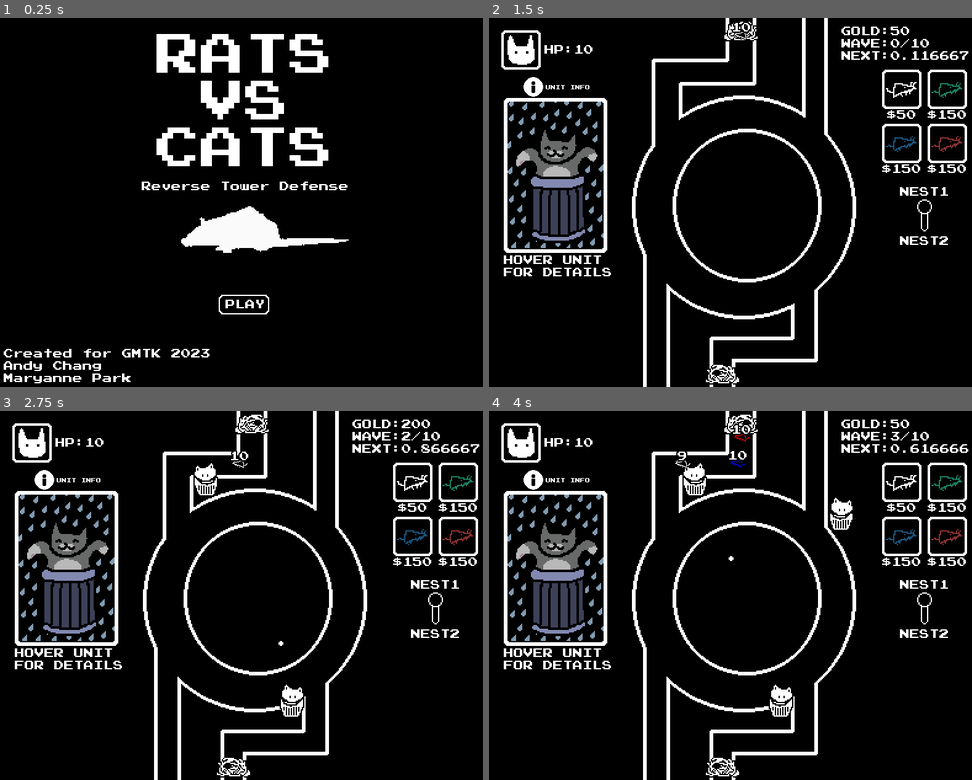
Above: before the commit, frames 1-4 (two rows, left to right).
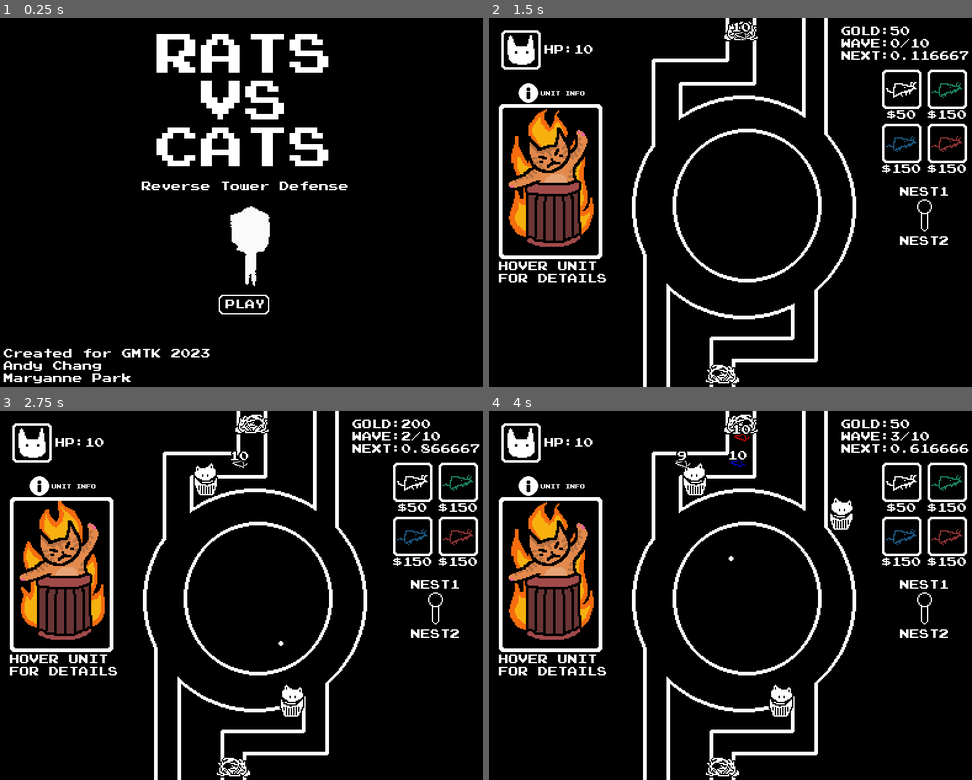
Above: after the commit, the same moments.

Repository: andymjchang/gmtk-2023
Game: Godot game, scene res://Scenes/Title.tscn
Two runs of this game, one before a commit and one after it. Both use one fixed random seed, a clock stepped at 60 frames per second and the inputs below.
Inputs (mouse positions are in pixels of both pictures, inside the frame that each line leads up to):
- Up to frame 1 (0.25 s): no input
- Up to frame 2 (1.5 s): move the mouse to (735, 305) at 0.52 s; click (735, 305) at 0.6 s; move the mouse to (899, 88) at 1.27 s; click (899, 88) at 1.35 s
- Up to frame 3 (2.75 s): move the mouse to (458, 481) at 2.02 s; click (458, 481) at 2.1 s
- Up to frame 4 (4 s): move the mouse to (899, 536) at 2.77 s; click (899, 536) at 2.85 s; move the mouse to (947, 536) at 3.52 s; click (947, 536) at 3.6 s

The runs differ from the first frame. In frame 1, 1.3% of the frame differs, in the area x 37-73%, y 51-73%; in frame 2, 7.5%; in frame 3, 7.5%, in the area x 2-26%, y 16-72%; in frame 4, 7.5%.

Commit message:
working sprite frames

Diff:
--- /dev/null
+++ b/Assets/UnitPortrait.tres
@@ -0,0 +1,90 @@
+[gd_resource type="SpriteFrames" load_steps=18 format=2]
+
+[ext_resource path="res://Assets/catstrash.png" type="Texture" id=1]
+
+[sub_resource type="AtlasTexture" id=1]
+atlas = ExtResource( 1 )
+region = Rect2( 560, 0, 80, 120 )
+
+[sub_resource type="AtlasTexture" id=2]
+atlas = ExtResource( 1 )
+region = Rect2( 640, 0, 80, 120 )
+
+[sub_resource type="AtlasTexture" id=3]
+atlas = ExtResource( 1 )
+region = Rect2( 720, 0, 80, 120 )
+
+[sub_resource type="AtlasTexture" id=4]
+atlas = ExtResource( 1 )
+region = Rect2( 240, 0, 80, 120 )
+
+[sub_resource type="AtlasTexture" id=5]
+atlas = ExtResource( 1 )
+region = Rect2( 320, 0, 80, 120 )
+
+[sub_resource type="AtlasTexture" id=6]
+atlas = ExtResource( 1 )
+region = Rect2( 400, 0, 80, 120 )
+
+[sub_resource type="AtlasTexture" id=7]
+atlas = ExtResource( 1 )
+region = Rect2( 480, 0, 80, 120 )
+
+[sub_resource type="AtlasTexture" id=8]
+atlas = ExtResource( 1 )
+region = Rect2( 0, 0, 80, 120 )
+
+[sub_resource type="AtlasTexture" id=9]
+atlas = ExtResource( 1 )
+region = Rect2( 80, 0, 80, 120 )
+
+[sub_resource type="AtlasTexture" id=10]
+atlas = ExtResource( 1 )
+region = Rect2( 160, 0, 80, 120 )
+
+[sub_resource type="AtlasTexture" id=11]
+atlas = ExtResource( 1 )
+region = Rect2( 800, 0, 80, 120 )
+
+[sub_resource type="AtlasTexture" id=12]
+atlas = ExtResource( 1 )
+region = Rect2( 880, 0, 80, 120 )
+
+[sub_resource type="AtlasTexture" id=13]
+atlas = ExtResource( 1 )
+region = Rect2( 960, 0, 80, 120 )
+
+[sub_resource type="AtlasTexture" id=14]
+atlas = ExtResource( 1 )
+region = Rect2( 1040, 0, 80, 120 )
+
+[sub_resource type="AtlasTexture" id=15]
+atlas = ExtResource( 1 )
+region = Rect2( 1120, 0, 80, 120 )
+
+[sub_resource type="AtlasTexture" id=16]
+atlas = ExtResource( 1 )
+region = Rect2( 1200, 0, 80, 120 )
+
+[resource]
+animations = [ {
+"frames": [ SubResource( 1 ), SubResource( 2 ), SubResource( 3 ) ],
+"loop": true,
+"name": "blue",
+"speed": 4.0
+}, {
+"frames": [ SubResource( 4 ), SubResource( 5 ), SubResource( 6 ), SubResource( 7 ) ],
+"loop": true,
+"name": "darkgreen",
+"speed": 3.0
+}, {
+"frames": [ SubResource( 8 ), SubResource( 9 ), SubResource( 10 ) ],
+"loop": true,
+"name": "red",
+"speed": 6.0
+}, {
+"frames": [ SubResource( 11 ), SubResource( 12 ), SubResource( 13 ), SubResource( 14 ), SubResource( 15 ), SubResource( 16 ) ],
+"loop": true,
+"name": "white",
+"speed": 10.0
+} ]
--- a/Objects/PrefabTest.gd
+++ b/Objects/PrefabTest.gd
@@ -29,3 +29,17 @@
 	find_closest_target()
 	$Timer.wait_time = 1 / atkSpd
 	$Timer.start()
+
+func _on_Area2D_mouse_entered():
+	for portraitNode in get_tree().get_nodes_in_group("UnitPortrait"):
+		var displayName
+		if colorType == "white":
+			displayName = "Wind Cat"
+		if colorType == "darkgreen":
+			displayName = "Grass Cat"
+		if colorType == "red":
+			displayName = "Fire Cat"
+		if colorType == "blue":
+			displayName = "Water Cat"
+
+		portraitNode.load_info(colorType, displayName, bulletDmg)
--- a/Objects/PrefabTest.tscn
+++ b/Objects/PrefabTest.tscn
@@ -1,8 +1,11 @@
-[gd_scene load_steps=4 format=2]
+[gd_scene load_steps=5 format=2]
 
 [ext_resource path="res://Assets/cat_towers.png" type="Texture" id=1]
 [ext_resource path="res://Resources/outline_material.tres" type="Material" id=2]
 [ext_resource path="res://Objects/PrefabTest.gd" type="Script" id=3]
+
+[sub_resource type="CircleShape2D" id=1]
+radius = 16.0312
 
 [node name="PrefabTest" type="Node2D"]
 script = ExtResource( 3 )
@@ -15,4 +18,10 @@
 [node name="Timer" type="Timer" parent="."]
 one_shot = true
 
+[node name="Area2D" type="Area2D" parent="."]
+
+[node name="CollisionShape2D" type="CollisionShape2D" parent="Area2D"]
+shape = SubResource( 1 )
+
 [connection signal="timeout" from="Timer" to="." method="_on_Timer_timeout"]
+[connection signal="mouse_entered" from="Area2D" to="." method="_on_Area2D_mouse_entered"]
--- /dev/null
+++ b/Objects/UnitPortrait.gd
@@ -0,0 +1,5 @@
+extends AnimatedSprite
+
+func load_info(p_animName, p_name, p_dmg):
+	get_node("PortraitLabel").text = p_name + "\nDMG:" + str(p_dmg)
+	animation = p_animName
--- a/Objects/UnitPortrait.tscn
+++ b/Objects/UnitPortrait.tscn
@@ -1,79 +1,7 @@
-[gd_scene load_steps=19 format=2]
+[gd_scene load_steps=2 format=2]
 
-[ext_resource path="res://Assets/catstrash.png" type="Texture" id=1]
-
-[sub_resource type="AtlasTexture" id=1]
-atlas = ExtResource( 1 )
-region = Rect2( 0, 0, 80, 120 )
-
-[sub_resource type="AtlasTexture" id=2]
-atlas = ExtResource( 1 )
-region = Rect2( 80, 0, 80, 120 )
-
-[sub_resource type="AtlasTexture" id=3]
-atlas = ExtResource( 1 )
-region = Rect2( 160, 0, 80, 120 )
-
-[sub_resource type="AtlasTexture" id=4]
-atlas = ExtResource( 1 )
-region = Rect2( 240, 0, 80, 120 )
-
-[sub_resource type="AtlasTexture" id=5]
-atlas = ExtResource( 1 )
-region = Rect2( 320, 0, 80, 120 )
-
-[sub_resource type="AtlasTexture" id=6]
-atlas = ExtResource( 1 )
-region = Rect2( 400, 0, 80, 120 )
-
-[sub_resource type="AtlasTexture" id=7]
-atlas = ExtResource( 1 )
-region = Rect2( 480, 0, 80, 120 )
-
-[sub_resource type="AtlasTexture" id=8]
-atlas = ExtResource( 1 )
-region = Rect2( 560, 0, 80, 120 )
-
-[sub_resource type="AtlasTexture" id=9]
-atlas = ExtResource( 1 )
-region = Rect2( 640, 0, 80, 120 )
-
-[sub_resource type="AtlasTexture" id=10]
-atlas = ExtResource( 1 )
-region = Rect2( 720, 0, 80, 120 )
-
-[sub_resource type="AtlasTexture" id=11]
-atlas = ExtResource( 1 )
-region = Rect2( 800, 0, 80, 120 )
-
-[sub_resource type="AtlasTexture" id=12]
-atlas = ExtResource( 1 )
-region = Rect2( 880, 0, 80, 120 )
-
-[sub_resource type="AtlasTexture" id=13]
-atlas = ExtResource( 1 )
-region = Rect2( 960, 0, 80, 120 )
-
-[sub_resource type="AtlasTexture" id=14]
-atlas = ExtResource( 1 )
-region = Rect2( 1040, 0, 80, 120 )
-
-[sub_resource type="AtlasTexture" id=15]
-atlas = ExtResource( 1 )
-region = Rect2( 1120, 0, 80, 120 )
-
-[sub_resource type="AtlasTexture" id=16]
-atlas = ExtResource( 1 )
-region = Rect2( 1200, 0, 80, 120 )
-
-[sub_resource type="SpriteFrames" id=17]
-animations = [ {
-"frames": [ SubResource( 1 ), SubResource( 2 ), SubResource( 3 ), SubResource( 4 ), SubResource( 5 ), SubResource( 6 ), SubResource( 7 ), SubResource( 8 ), SubResource( 9 ), SubResource( 10 ), SubResource( 11 ), SubResource( 12 ), SubResource( 13 ), SubResource( 14 ), SubResource( 15 ), SubResource( 16 ) ],
-"loop": true,
-"name": "default",
-"speed": 5.0
-} ]
+[ext_resource path="res://Assets/UnitPortrait.tres" type="SpriteFrames" id=1]
 
 [node name="UnitPortrait" type="AnimatedSprite"]
-frames = SubResource( 17 )
-frame = 7
+frames = ExtResource( 1 )
+animation = "white"
--- a/Scenes/Main.tscn
+++ b/Scenes/Main.tscn
@@ -11,6 +11,8 @@
 [ext_resource path="res://Assets/toggle.png" type="Texture" id=9]
 [ext_resource path="res://Assets/rat_nest.png" type="Texture" id=10]
 [ext_resource path="res://Assets/info_symbol.png" type="Texture" id=11]
+[ext_resource path="res://Assets/catstrash.png" type="Texture" id=12]
+[ext_resource path="res://Objects/UnitPortrait.gd" type="Script" id=13]
 [ext_resource path="res://Objects/UnitPortrait.tscn" type="PackedScene" id=14]
 [ext_resource path="res://Assets/portrait_frame.png" type="Texture" id=15]
 
@@ -26,6 +28,93 @@
 _data = {
 "points": PoolVector2Array( 0, 0, 0, 0, 141, 290, 0, 0, 0, 0, 141, 269, 0, 0, 0, 0, 207, 269, 0, 0, 0, 0, 207, 209, 0,  …(465 unchanged characters)…
 }
+
+[sub_resource type="AtlasTexture" id=6]
+atlas = ExtResource( 12 )
+region = Rect2( 0, 0, 80, 120 )
+
+[sub_resource type="AtlasTexture" id=7]
+atlas = ExtResource( 12 )
+region = Rect2( 80, 0, 80, 120 )
+
+[sub_resource type="AtlasTexture" id=8]
+atlas = ExtResource( 12 )
+region = Rect2( 160, 0, 80, 120 )
+
+[sub_resource type="AtlasTexture" id=9]
+atlas = ExtResource( 12 )
+region = Rect2( 240, 0, 80, 120 )
+
+[sub_resource type="AtlasTexture" id=10]
+atlas = ExtResource( 12 )
+region = Rect2( 320, 0, 80, 120 )
+
+[sub_resource type="AtlasTexture" id=11]
+atlas = ExtResource( 12 )
+region = Rect2( 400, 0, 80, 120 )
+
+[sub_resource type="AtlasTexture" id=12]
+atlas = ExtResource( 12 )
+region = Rect2( 480, 0, 80, 120 )
+
+[sub_resource type="AtlasTexture" id=13]
+atlas = ExtResource( 12 )
+region = Rect2( 560, 0, 80, 120 )
+
+[sub_resource type="AtlasTexture" id=14]
+atlas = ExtResource( 12 )
+region = Rect2( 640, 0, 80, 120 )
+
+[sub_resource type="AtlasTexture" id=15]
+atlas = ExtResource( 12 )
+region = Rect2( 720, 0, 80, 120 )
+
+[sub_resource type="AtlasTexture" id=16]
+atlas = ExtResource( 12 )
+region = Rect2( 800, 0, 80, 120 )
+
+[sub_resource type="AtlasTexture" id=17]
+atlas = ExtResource( 12 )
+region = Rect2( 880, 0, 80, 120 )
+
+[sub_resource type="AtlasTexture" id=18]
+atlas = ExtResource( 12 )
+region = Rect2( 960, 0, 80, 120 )
+
+[sub_resource type="AtlasTexture" id=19]
+atlas = ExtResource( 12 )
+region = Rect2( 1040, 0, 80, 120 )
+
+[sub_resource type="AtlasTexture" id=20]
+atlas = ExtResource( 12 )
+region = Rect2( 1120, 0, 80, 120 )
+
+[sub_resource type="AtlasTexture" id=21]
+atlas = ExtResource( 12 )
+region = Rect2( 1200, 0, 80, 120 )
+
+[sub_resource type="SpriteFrames" id=22]
+animations = [ {
+"frames": [ SubResource( 6 ), SubResource( 7 ), SubResource( 8 ) ],
+"loop": true,
+"name": "fireCat",
+"speed": 6.0
+}, {
+"frames": [ SubResource( 9 ), SubResource( 10 ), SubResource( 11 ), SubResource( 12 ) ],
+"loop": true,
+"name": "grassCat",
+"speed": 3.0
+}, {
+"frames": [ SubResource( 13 ), SubResource( 14 ), SubResource( 15 ) ],
+"loop": true,
+"name": "waterCat",
+"speed": 4.0
+}, {
+"frames": [ SubResource( 16 ), SubResource( 17 ), SubResource( 18 ), SubResource( 19 ), SubResource( 20 ), SubResource( 21 ) ],
+"loop": true,
+"name": "windCat",
+"speed": 10.0
+} ]
 
 [node name="Main" type="Node2D" groups=["MainNode"]]
 position = Vector2( 50, 0 )
@@ -228,8 +317,13 @@
 [node name="WaveTimer" type="Timer" parent="."]
 autostart = true
 
-[node name="UnitPortrait" parent="." instance=ExtResource( 14 )]
-position = Vector2( 5, 127 )
+[node name="UnitPortrait" parent="." groups=["UnitPortrait"] instance=ExtResource( 14 )]
+position = Vector2( 1, 132 )
+frames = SubResource( 22 )
+animation = "fireCat"
+frame = 0
+playing = true
+script = ExtResource( 13 )
 
 [node name="PortraitFrame" type="Sprite" parent="UnitPortrait"]
 position = Vector2( 0, 1 )
--- a/Scenes/Title.tscn
+++ b/Scenes/Title.tscn
@@ -234,7 +234,7 @@
 [node name="AnimatedSprite" type="AnimatedSprite" parent="."]
 position = Vector2( 192, 174 )
 frames = SubResource( 50 )
-frame = 3
+frame = 19
 speed_scale = 2.0
 playing = true
 
Binary file changed: Assets/catstrash.png
Not shown: 1 places in Scenes/Main.tscn that only renumber resources
